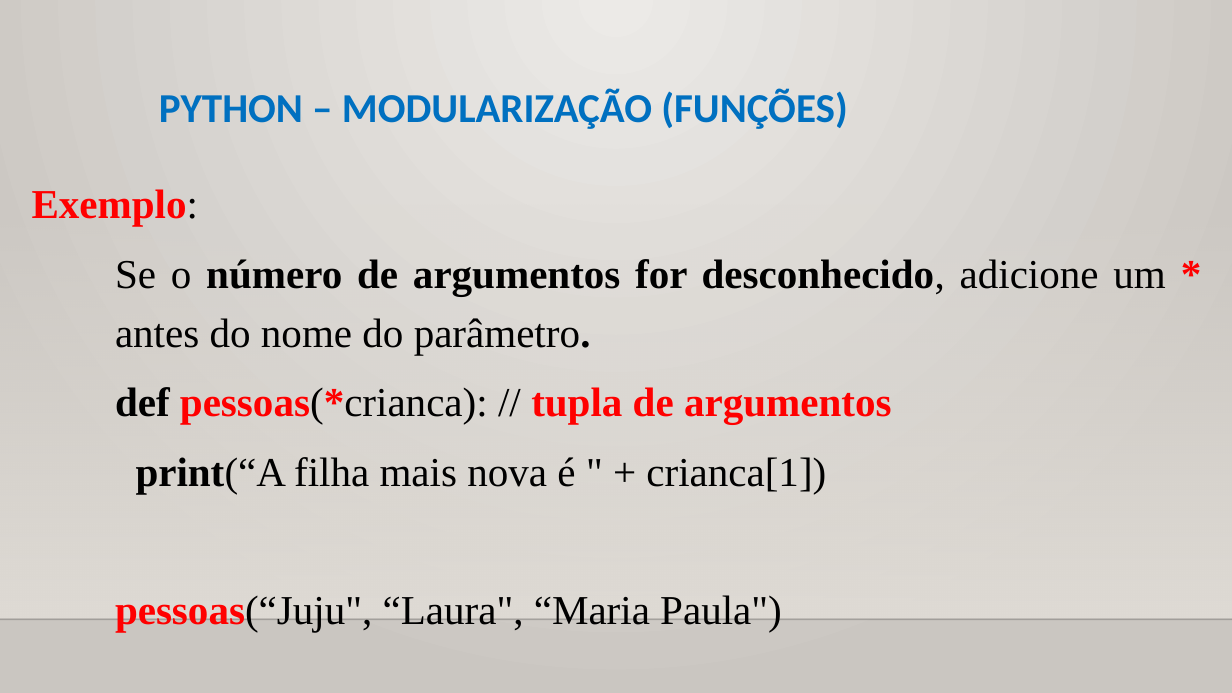
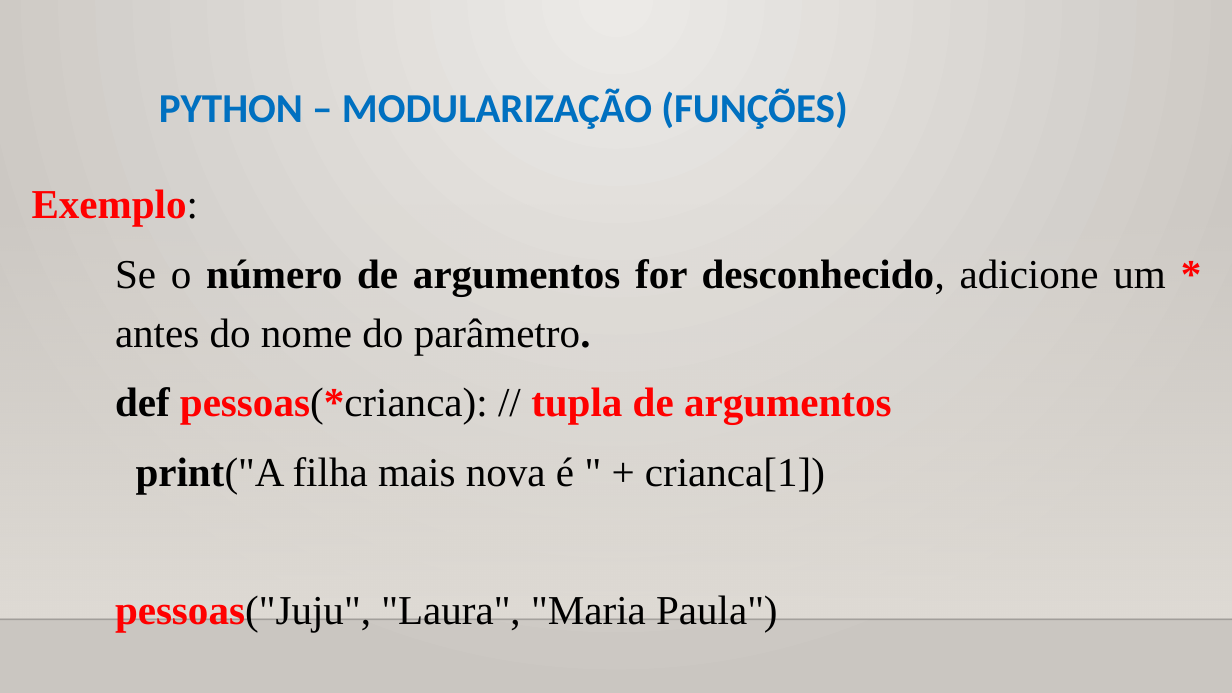
Before and after one commit to CloudEducationBrazil/WydenUniRuyPythonRAD, a slide deck: slide 10 of 01 Classes/Aula 08 RAD Python - Modularização Funções.pptx. Drawn at 1232x693 pixels with LibreOffice and Linux fonts; fonts in the diff are those of the drawing; background and template pictures are left out. Boxes give left, top, right and bottom in pixels: in the first picture for what was removed or moved away, otherwise in the second. Text is boxed around its words. In the diff, an @@ line names an element or a change of style, - is before the commit and + after.

Commit message:
Python RAD ajustess 25/09/2024 2024.2

```diff
--- a/01 Classes/Aula 08 RAD Python - Modularização Funções.pptx
+++ b/01 Classes/Aula 08 RAD Python - Modularização Funções.pptx
@@ text at (115, 457, 825, 632): text changed @@
-  print(“A filha mais nova é " + crianca[1])
-  pessoas(“Juju", “Laura", “Maria Paula")
+  print("A filha mais nova é " + crianca[1])
+  pessoas("Juju", "Laura", "Maria Paula")
```
Also in this commit, not shown: 8 other slides changed, 2 other files.
